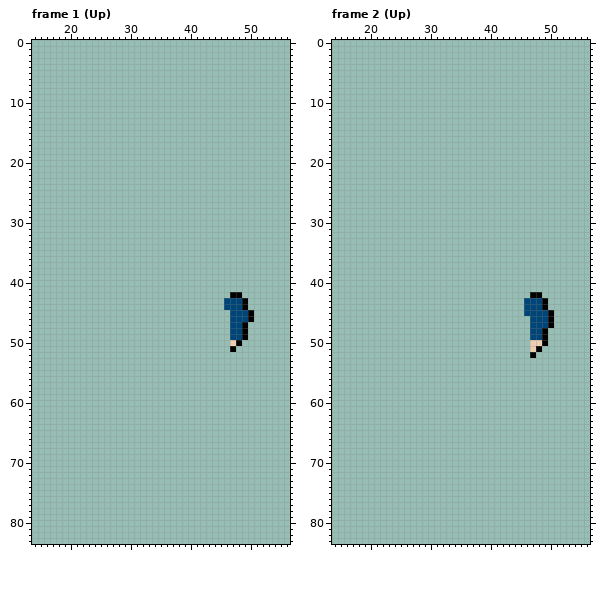
A pixel-art file gets an edit: assets/actor/larry/larry_run.aseprite. That is the earlier state.
84x84 pixels, 24 frames. Shown: frame 1 (Up): x 14..56, y 0..83; frame 2 (Up): x 14..56, y 0..83. The commit also changed other frames, which this record leaves out.
The same view after the edit:
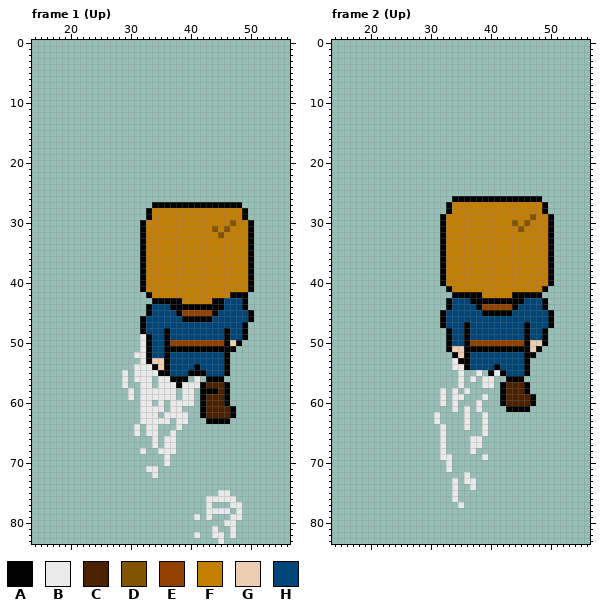
Palette (. is transparent): A #000000  B #eaeaea  C #4c2100  D #825400  E #914100  F #c47f00  G #eeceb3  H #004577
Author's note on the commit: run animaiton complete
Change:
layer "dust" added
layer "feet" now shown
layer "far body" now shown
layer "far arm" now shown
layer "head" now shown
Frame 1 (Up):
y 27: x 34..48 ............... -> AAAAAAAAAAAAAAA
y 28..29: x 33..49 ................. -> AFFFFFFFFFFFFFFFA
y 30: x 32..50 ................... -> AFFFFFFFFFFFFFFDFFA
y 31: x 32..50 ................... -> AFFFFFFFFFFFDFDFFFA
y 32: x 32..50 ................... -> AFFFFFFFFFFFFDFFFFA
y 33..41: x 32..50 ................... -> AFFFFFFFFFFFFFFFFFA
y 42: x 33..46 .............. -> AFFFFFFFFFFFFF; x 49 . -> A
y 43: x 34..45 ............ -> AAAAAFFFFFAA
y 44: x 33..45 ............. -> AHHHAAAAAAAAA
y 45: x 33..46 .............. -> AHHHHAEEEEEAHH
y 46: x 32..46 ............... -> AHHHHHHAAAAAHHH
y 47: x 32..46 ............... -> AHHHHHHHHHHHHHH
y 48: x 32..46 ............... -> AHHHAHHHHHHHHHA
y 49: x 32..46 ............... -> BAHHAHHHHHHHHHA
y 50: x 32..46 ............... -> BAHHAEEEEEEEEEA
y 51: x 32..46 ............... -> BAHHAAAAAAAAAAA
y 52: x 31..46 ................ -> BBAHHAHHHHHHHHHA
y 53: x 32..46 ............... -> BAGGAHHHHHHHHHA
y 54: x 31..46 ................ -> BBBAGAHHHHAHHHHA
y 55: x 29 . -> B; x 31..46 ................ -> BBBBAAHHHAAAHHHA
y 56: x 29 . -> B; x 31..33 ... -> BBB; x 35..39 ..... -> BBAAA; x 41 . -> B; x 43..45 ... -> AAA
y 57: x 29 . -> B; x 32..33 .. -> BB; x 35..46 ............ -> BBBABBBACCCA
y 58: x 30 . -> B; x 32..37 ...... -> BBBBBB; x 39..40 .. -> BB; x 42..46 ..... -> AAACA
y 59: x 30 . -> B; x 32..37 ...... -> BBBBBB; x 39..40 .. -> BB; x 42..46 ..... -> ACCCA
y 60: x 32..33 .. -> BB; x 35 . -> B; x 37..40 .... -> BBBB; x 42..46 ..... -> ACCCA
y 61: x 32..35 .... -> BBBB; x 37..38 .. -> BB; x 42..47 ...... -> ACCCCA
y 62: x 32..34 ... -> BBB; x 36..39 .... -> BBBB; x 42..47 ...... -> ACCCCA
y 63: x 32..36 ..... -> BBBBB; x 38..39 .. -> BB; x 43..46 .... -> AAAA
y 64: x 31 . -> B; x 33..34 .. -> BB; x 38 . -> B
y 65: x 31 . -> B; x 33..34 .. -> BB; x 37 . -> B
y 66..67: x 34 . -> B; x 36..37 .. -> BB
y 68: x 32 . -> B; x 35..37 ... -> BBB
y 69..70: x 36 . -> B
y 71: x 33..34 .. -> BB
y 72: x 34 . -> B
y 75: x 45..46 .. -> BB
y 76: x 43..47 ..... -> BBBBB
y 77: x 43 . -> B; x 47..48 .. -> BB
y 78: x 43..46 .... -> BBBB; x 48 . -> B
y 79: x 41 . -> B; x 43 . -> B; x 47..48 .. -> BB
y 80: x 46..47 .. -> BB
y 81: x 44 . -> B; x 47 . -> B
y 82: x 41 . -> B; x 44..45 .. -> BB; x 47 . -> B
y 83: x 45 . -> B
Frame 2 (Up):
y 26: x 34..48 ............... -> AAAAAAAAAAAAAAA
y 27..28: x 33..49 ................. -> AFFFFFFFFFFFFFFFA
y 29: x 32..50 ................... -> AFFFFFFFFFFFFFFDFFA
y 30: x 32..50 ................... -> AFFFFFFFFFFFDFDFFFA
y 31: x 32..50 ................... -> AFFFFFFFFFFFFDFFFFA
y 32..40: x 32..50 ................... -> AFFFFFFFFFFFFFFFFFA
y 41: x 33..49 ................. -> AFFFFFFFFFFFFFFFA
y 42: x 34..46 ............. -> AAAAAFFFFFAAA
y 43: x 33..45 ............. -> AHHHAAAAAAAAA
y 44: x 33..45 ............. -> AHHHHAEEEEEAH
y 45: x 32..45 .............. -> AHHHHHHAAAAAHH
y 46: x 32..46 ............... -> AHHHHHHHHHHHHHH
y 47: x 32..46 ............... -> AHHHAHHHHHHHHHA
y 48..49: x 33..46 .............. -> AHHAHHHHHHHHHA
y 50: x 33..46 .............. -> AHHAEEEEEEEEEA
y 51: x 33..46 .............. -> AGGAAAAAAAAAAA
y 52: x 34..46 ............. -> AGAHHHHHHHHHA
y 53: x 34..46 ............. -> BAAHHHHHHHHHA
y 54: x 34..46 ............. -> BBAHHHHAHHHHA
y 55: x 35 . -> B; x 38 . -> B; x 40..46 ....... -> ABAHHHA
y 56: x 35 . -> B; x 37 . -> B; x 39..40 .. -> BB; x 43..45 ... -> AAA
y 57: x 35 . -> B; x 39..40 .. -> BB; x 42..46 ..... -> ACCCA
y 58: x 32 . -> B; x 34 . -> B; x 36 . -> B; x 42..46 ..... -> ACCCA
y 59: x 32 . -> B; x 34..35 .. -> BB; x 39 . -> B; x 42..47 ...... -> ACCCCA
y 60: x 32 . -> B; x 34 . -> B; x 38 . -> B; x 42..47 ...... -> ACCCCA
y 61: x 34 . -> B; x 36 . -> B; x 38 . -> B; x 43..46 .... -> AAAA
y 62..63: x 31 . -> B; x 36 . -> B; x 39 . -> B
y 64: x 32 . -> B; x 36 . -> B; x 39 . -> B
y 65: x 32 . -> B; x 39 . -> B
y 66..67: x 32 . -> B; x 37..38 .. -> BB
y 68: x 32 . -> B; x 37 . -> B
y 69: x 32..33 .. -> BB; x 39 . -> B
y 70..71: x 33 . -> B
y 72: x 36 . -> B
y 73: x 34 . -> B; x 36..37 .. -> BB
y 74: x 34 . -> B; x 37 . -> B
y 75..76: x 34 . -> B
y 77: x 35 . -> B
Pixel boxes of the changes (left, top, right, bottom) in both pictures:
added: (122, 202, 254, 478)
added: (194, 490, 242, 544)
added: (434, 196, 554, 508)
